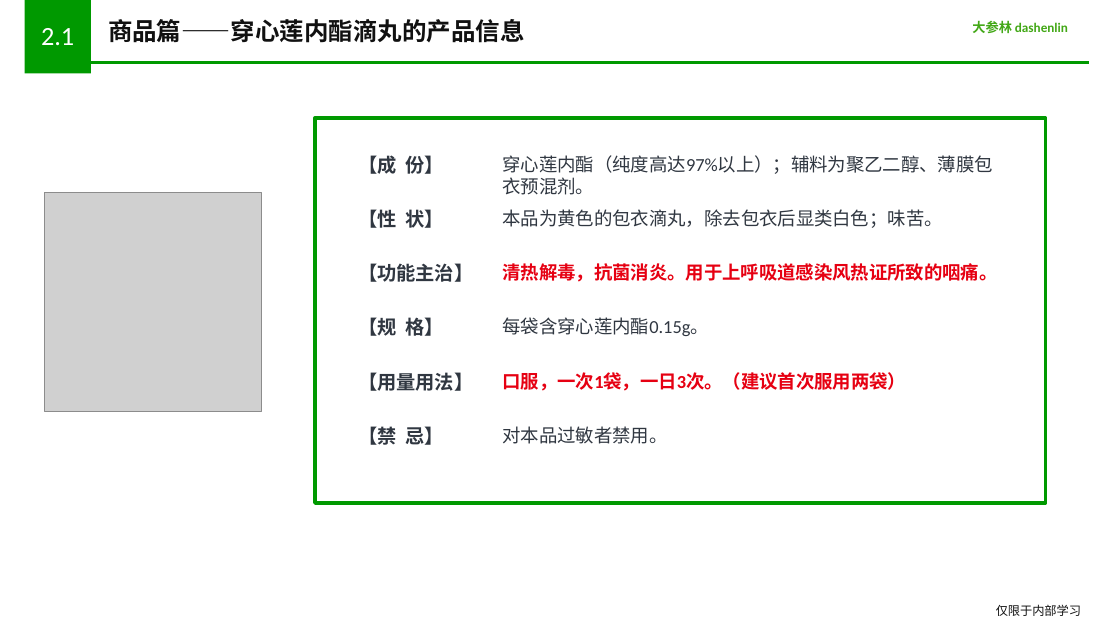
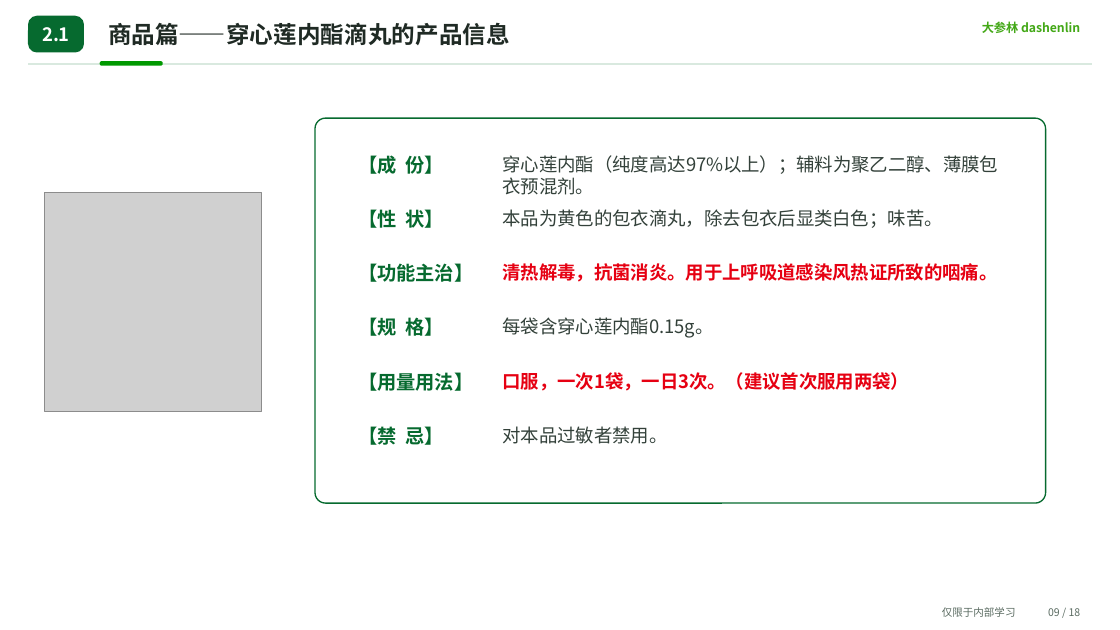
Before and after one commit to lmr1123/chain-pharmacy-content-studio-private, a slide deck: slide 9 of production-library/templates/settled/disease-product-scenario-v1/穿心莲内酯滴丸_商品培训课件2_可编辑重建版.pptx. Drawn at 1120x630 pixels with LibreOffice and Linux fonts; fonts in the diff are those of the drawing; grey boxes stand for pictures. Boxes give left, top, right and bottom in pixels: in the first picture for what was removed or moved away, otherwise in the second. Text is boxed around its words. In the diff, an @@ line names an element or a change of style, - is before the commit and + after.

Commit message:
feat(courseware): visual upgrade v2 for 穿心莲 + 金银花露 gold samples
Align both settled PPT gold samples on the shared design tokens
(GREEN_DEEP/MINT/PALE/INK/MUTED/LINE), rounded chrome, softer tables,
and CJK font injection. Update generators, settled PPTX/previews, and
layout QA snapshots.

```diff
--- a/production-library/templates/settled/disease-product-scenario-v1/穿心莲内酯滴丸_商品培训课件2_可编辑重建版.pptx
+++ b/production-library/templates/settled/disease-product-scenario-v1/穿心莲内酯滴丸_商品培训课件2_可编辑重建版.pptx
@@ rectangle removed at (x1=24, y1=0, x2=91, y2=74) @@
@@ text "2.1" at (x1=42, y1=27, x2=70, y2=41): size 22.5 to 15.8 pt, font Calibri to Noto Sans CJK SC, bold on; vertical alignment top to middle @@
@@ rounded rectangle added at (x1=28, y1=16, x2=84, y2=53), fill #066A2F @@
@@ text "商品篇——穿心莲内酯滴丸的产品信息" at (x1=108, y1=22, x2=510, y2=45): size 21 to 20.2 pt, font Calibri to Noto Sans CJK SC, text colour #111111 to #1F2A24; vertical alignment top to middle @@
@@ text "大参林 dashenlin" at (x1=982, y1=21, x2=1080, y2=33): size 11.2 to 10.5 pt, font Calibri to Noto Sans CJK SC @@
@@ rectangle resized from (x1=91, y1=61, x2=1089, y2=64) to (x1=28, y1=64, x2=1092, y2=65) @@
@@ rectangle at (x1=28, y1=64, x2=1092, y2=65): fill #009900 to #D9E9DF; outline #009900 0 pt to #D9E9DF 0 pt @@
@@ rounded rectangle added at (x1=100, y1=61, x2=163, y2=66), fill #009900 @@
@@ rectangle removed at (x1=315, y1=118, x2=1046, y2=503) @@
@@ rounded rectangle added at (x1=315, y1=118, x2=1046, y2=503), fill #FFFFFF, outline #066A2F 1.13 pt @@
@@ text "穿心莲内酯（纯度高达97%以上）；辅料为聚乙二醇、薄膜包衣预混剂。" at (x1=503, y1=155, x2=999, y2=195): font Calibri to Noto Sans CJK SC, text colour #303741 to #33413A @@
@@ text "每袋含穿心莲内酯0.15g。" at (x1=503, y1=317, x2=714, y2=338): font Calibri to Noto Sans CJK SC, text colour #303741 to #33413A @@
@@ text "口服，一次1袋，一日3次。（建议首次服用两袋）" at (x1=503, y1=372, x2=910, y2=391): font Calibri to Noto Sans CJK SC @@
@@ font Calibri to Noto Sans CJK SC, text colour #303741 to #066A2F in 6 elements at (x1=358, y1=155, x2=443, y2=174), (x1=358, y1=209, x2=443, y2=228), (x1=358, y1=263, x2=473, y2=282), (x1=358, y1=317, x2=443, y2=336), (x1=358, y1=372, x2=473, y2=391), (x1=358, y1=426, x2=443, y2=445) @@
@@ text "仅限于内部学习" moved from (x1=996, y1=604, x2=1081, y2=616) to (x1=942, y1=607, x2=1016, y2=617) @@
@@ text "仅限于内部学习" at (x1=942, y1=607, x2=1016, y2=617): size 10.5 to 9 pt, font Calibri to Noto Sans CJK SC, text colour #111111 to #5A6B61 @@
@@ text added at (x1=1048, y1=608, x2=1081, y2=616), 9 pt, text #5A6B61 @@
+09 / 18
```
Also in this commit, not shown: 16 other slides changed, 54 other files.
